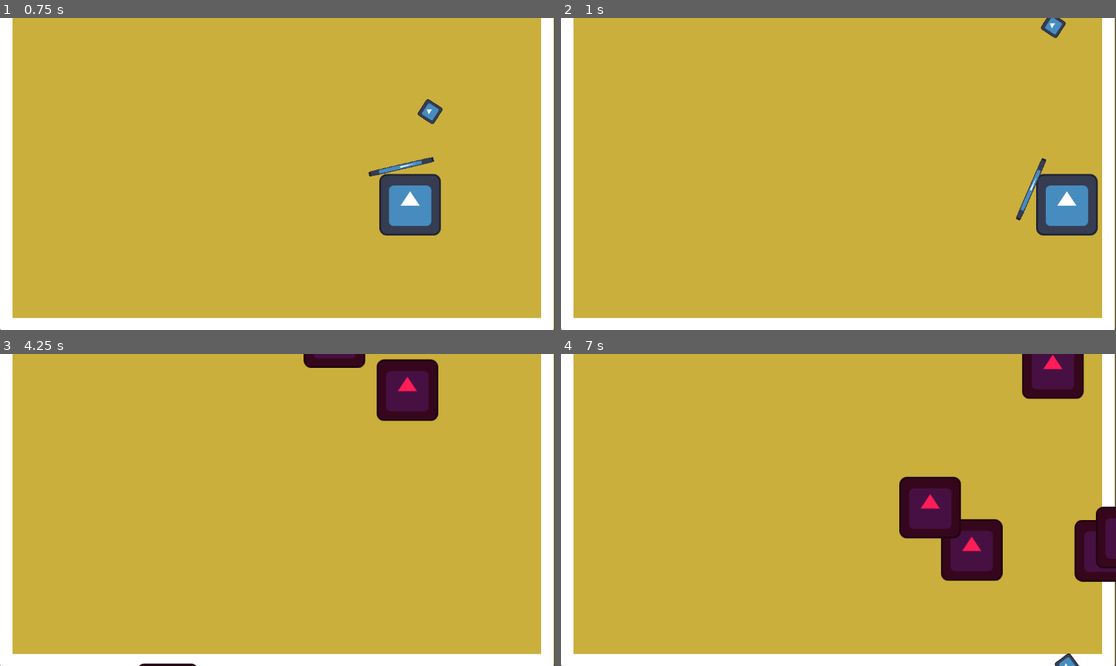
Above: before the commit, frames 1-4 (two rows, left to right).
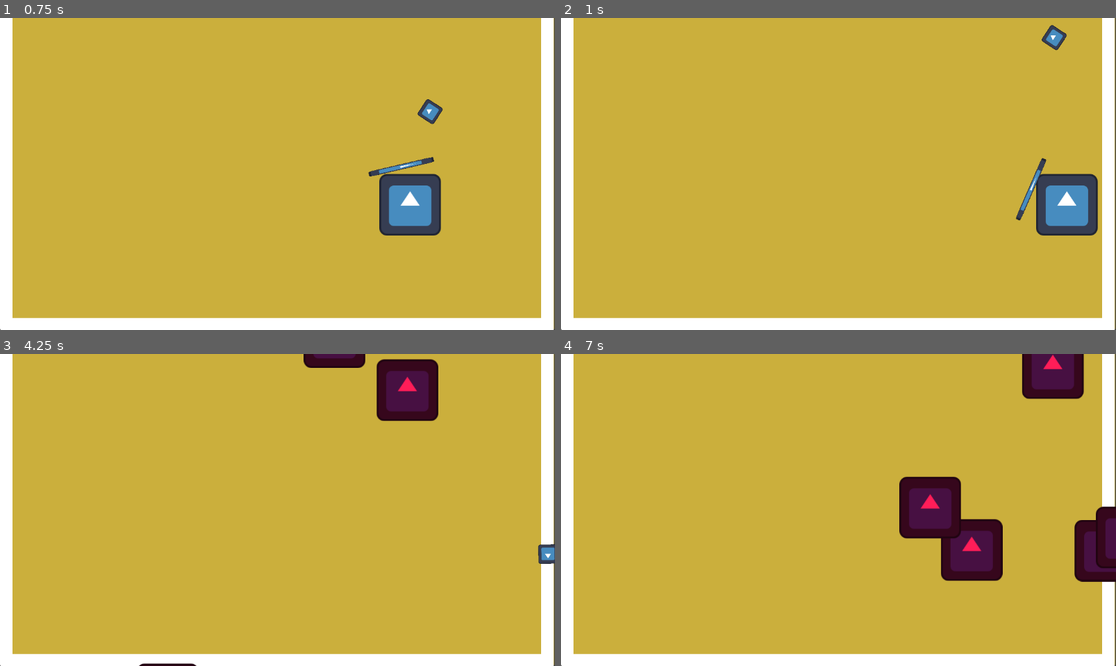
Above: after the commit, the same moments.

Repository: NicholasNg380/PING
Game: Godot game, scene res://scenes/Game.tscn
Two runs of this game, one before a commit and one after it. Both use one fixed random seed, a clock stepped at 60 frames per second and the inputs below. The engine's default icon, where the game draws it, is replaced by a stand-in: a white triangle on a blue panel in a dark square.
Inputs (mouse positions are in pixels of both pictures, inside the frame that each line leads up to):
- Up to frame 1 (0.75 s): tap Enter at 0.5 s; move the mouse to (399, 158) at 0.52 s; hold D (right) from 0.53 s (still down); tap Space (hit) at 0.6 s
- Up to frame 2 (1 s): keep holding D (right)
- Up to frame 3 (4.25 s): move the mouse to (166, 525) at 1.27 s; release D (right) at 1.28 s; hold S (down) 1.28-2.03 s; tap Shift (shift) at 1.35, 2.85 s; move the mouse to (333, 441) at 2.02 s; hold D (right) 2.03-2.78 s; tap Space (hit) at 2.1, 3.6 s; move the mouse to (249, 572) at 2.77 s; hold W (up) 2.78-3.53 s; move the mouse to (444, 556) at 3.52 s; hold A (left) from 3.53 s (still down)
- Up to frame 4 (7 s): move the mouse to (672, 463) at 4.27 s; tap Shift (shift) at 4.35, 5.85 s; move the mouse to (866, 510) at 5.02 s; release A (left) at 5.03 s; hold S (down) 5.03-5.78 s; tap Space (hit) at 5.1, 6.6 s; move the mouse to (755, 432) at 5.77 s; hold D (right) 5.78-6.53 s; move the mouse to (960, 494) at 6.52 s; hold W (up) from 6.53 s (still down)

Frame 1 is identical in both runs. In frame 2, 0.3% of the frame differs, in the area x 86-92%, y 0-11%; in frame 3, 0.2%; in frame 4, 0.1%.

Commit message:
Fixed paddle.gd in wrong folder, added ball returning faster after hit wall

Diff:
--- a/scenes/paddle.tscn
+++ b/scenes/paddle.tscn
@@ -1,6 +1,6 @@
 [gd_scene format=3 uid="uid://nu2gcom1lpeu"]
 
-[ext_resource type="Script" uid="uid://cu2l6b8qtgij8" path="res://scenes/paddle.gd" id="1_y7wee"]
+[ext_resource type="Script" uid="uid://cu2l6b8qtgij8" path="res://scripts/paddle.gd" id="1_y7wee"]
 [ext_resource type="Texture2D" uid="uid://b68vj6s7fxrwm" path="res://assets/sprites/icon.svg" id="2_mo4dg"]
 
 [node name="Paddle" type="Node2D" unique_id=1252679974]
--- a/scripts/ball.gd
+++ b/scripts/ball.gd
@@ -2,6 +2,7 @@
 
 
 const SPEED: int = 1000
+const WALLRETURNSPEED: int = 2500
 enum State {INACTIVE, HIT_ENEMY, HIT_PADDLE, HIT_WALL}
 var ball_state = State.INACTIVE
 var player
@@ -31,7 +32,7 @@
 		global_position += direction * SPEED * delta
 	else:
 		direction = global_position.direction_to(player.global_position)
-		global_position += direction * SPEED * delta
+		global_position += direction * WALLRETURNSPEED * delta
 
 func hit_paddle():
 	ball_state = State.HIT_PADDLE
@@ -54,5 +55,5 @@
 	print(area.get_parent())
 	print(area.get_parent().is_in_group("Wall"))
 	if area.get_parent().is_in_group("Wall"):
-		print("yeao?")
+		print("Hit Wall")
 		ball_state = State.HIT_WALL
Renamed: scenes/paddle.gd -> scripts/paddle.gd
Renamed: scenes/paddle.gd.uid -> scripts/paddle.gd.uid
